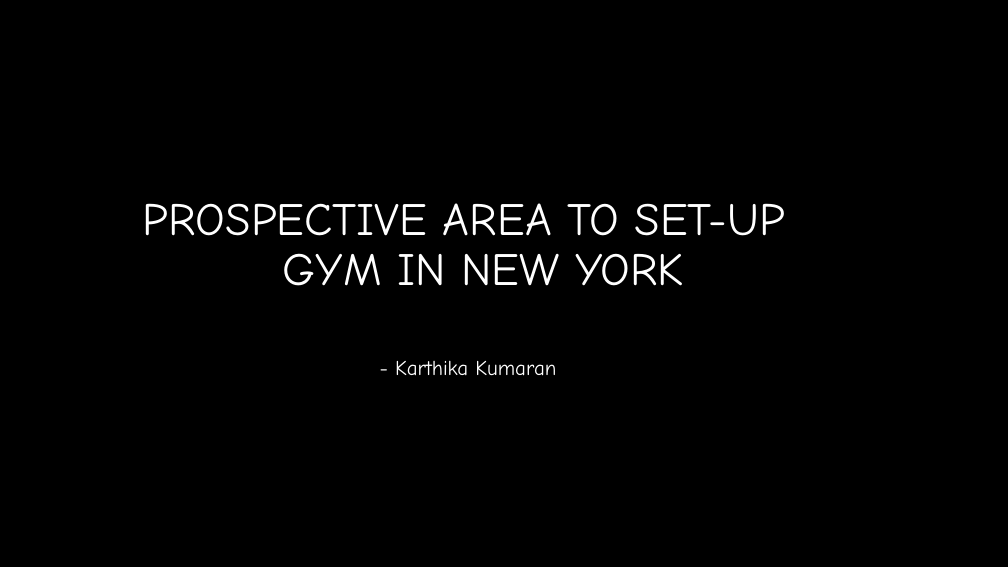
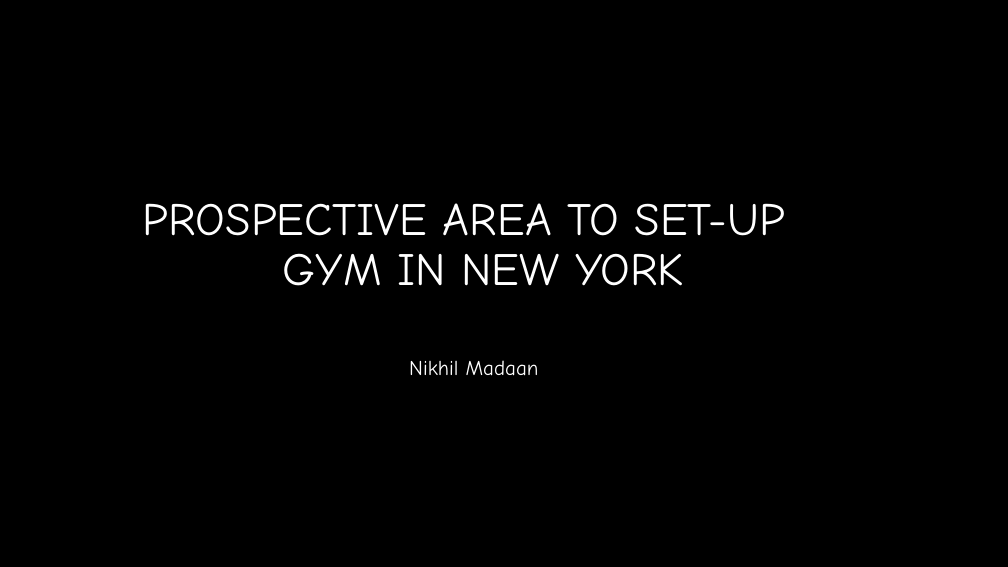
Before and after one commit to NikhilMadaan45/Coursera_Capstone, a slide deck: slide 1 of Prospective_area_to_set-up_a_gym.pptx. Drawn at 1008x567 pixels with LibreOffice and Linux fonts; fonts in the diff are those of the drawing; background and template pictures are left out. Boxes give left, top, right and bottom in pixels: in the first picture for what was removed or moved away, otherwise in the second. Text is boxed around its words. In the diff, an @@ line names an element or a change of style, - is before the commit and + after.

```diff
--- a/Prospective_area_to_set-up_a_gym.pptx
+++ b/Prospective_area_to_set-up_a_gym.pptx
@@ text at [409, 360, 539, 376]: text changed @@
-- Karthika Kumaran
+Nikhil Madaan
```
